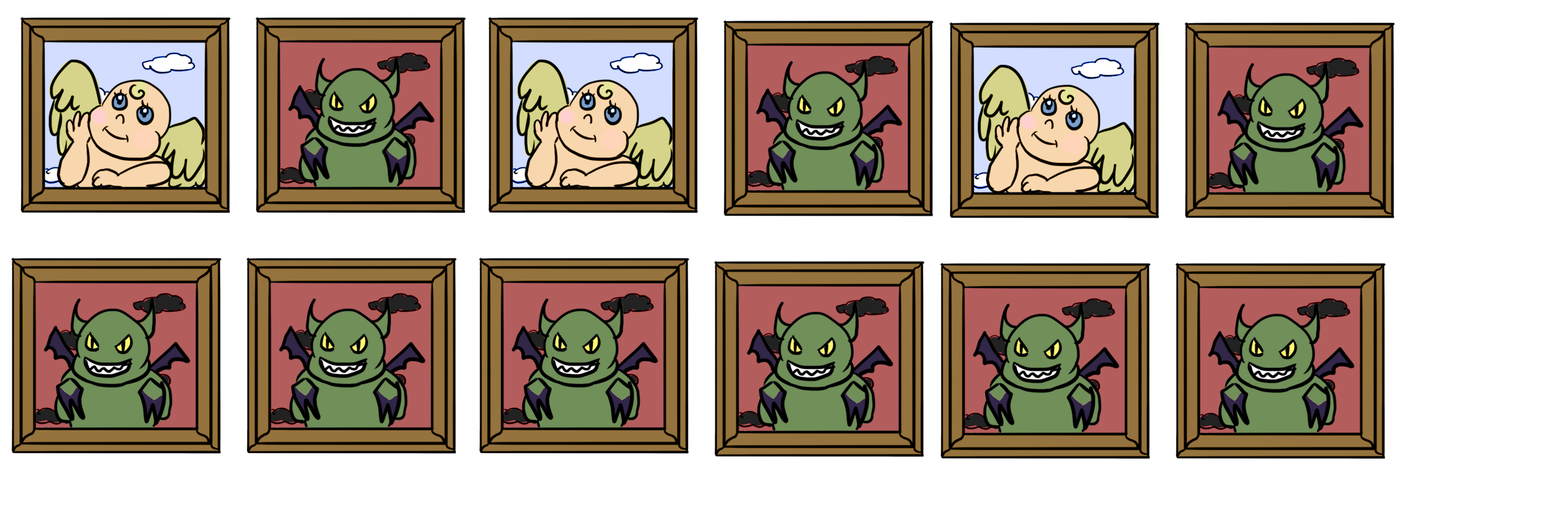
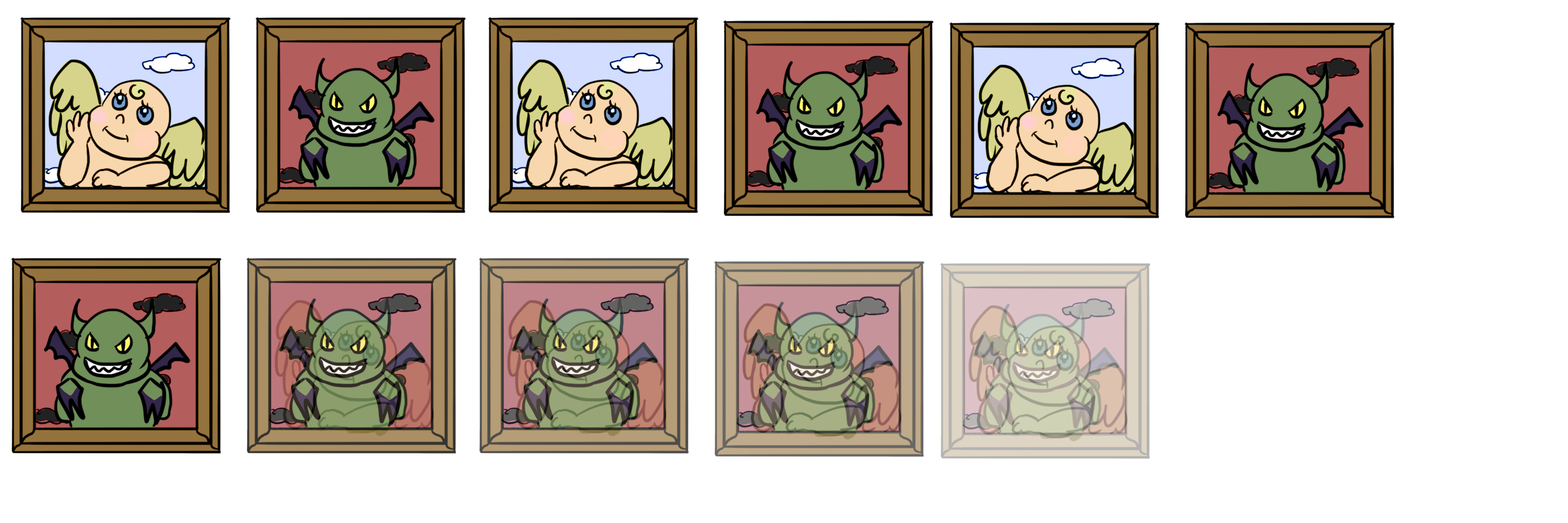
Two versions of the same layered image (1568x523). Layer-by-layer changes:
added group "Group 1" with 20 layers above "Background" over [246, 257, 1151, 459]
"frame copy 5" (1st of 5, in "Group 1"): opacity 100% → 60%, moved it into group "Group 1" over [714, 260, 925, 457]
"scarybaby copy 5" (1st of 5, in "Group 1"): opacity 100% → 60%, moved it into group "Group 1" over [736, 284, 901, 440]
"happybebe copy 5" (1st of 5, in "Group 1"): opacity 100% → 60%, moved it into group "Group 1" over [736, 284, 902, 437]
removed layer "frame copy 5" (2nd of 6) over [1175, 262, 1386, 459]
removed layer "scarybaby copy 5" (2nd of 6) over [1197, 286, 1362, 441]
removed layer "happybebe copy 5" (2nd of 6) over [1197, 286, 1363, 439]
removed layer "empty copy 5" (2nd of 6) over [1197, 286, 1363, 435]
"frame copy 5" (2nd of 5, in "Group 1"): opacity 100% → 30%, moved it into group "Group 1" over [940, 262, 1151, 459]
"scarybaby copy 5" (2nd of 5, in "Group 1"): opacity 100% → 30%, moved it into group "Group 1" over [962, 286, 1127, 441]
"happybebe copy 5" (2nd of 5, in "Group 1"): opacity 100% → 30%, moved it into group "Group 1" over [962, 286, 1128, 439]
"frame copy 5" (3rd of 5, in "Group 1"): opacity 100% → 70%, moved it into group "Group 1" over [478, 257, 690, 454]
"scarybaby copy 5" (3rd of 5, in "Group 1"): opacity 100% → 70%, moved it into group "Group 1" over [501, 281, 666, 436]
"happybebe copy 5" (3rd of 5, in "Group 1"): opacity 100% → 70%, moved it into group "Group 1" over [501, 281, 667, 434]
"frame copy 5" (4th of 5, in "Group 1"): opacity 100% → 80%, moved it into group "Group 1" over [246, 257, 457, 454]
"scarybaby copy 5" (4th of 5, in "Group 1"): opacity 100% → 80%, moved it into group "Group 1" over [268, 281, 433, 436]
"happybebe copy 5" (4th of 5, in "Group 1"): opacity 100% → 80%, moved it into group "Group 1" over [268, 281, 434, 434]
…and 4 more changes (4 opacity, 4 stack)
